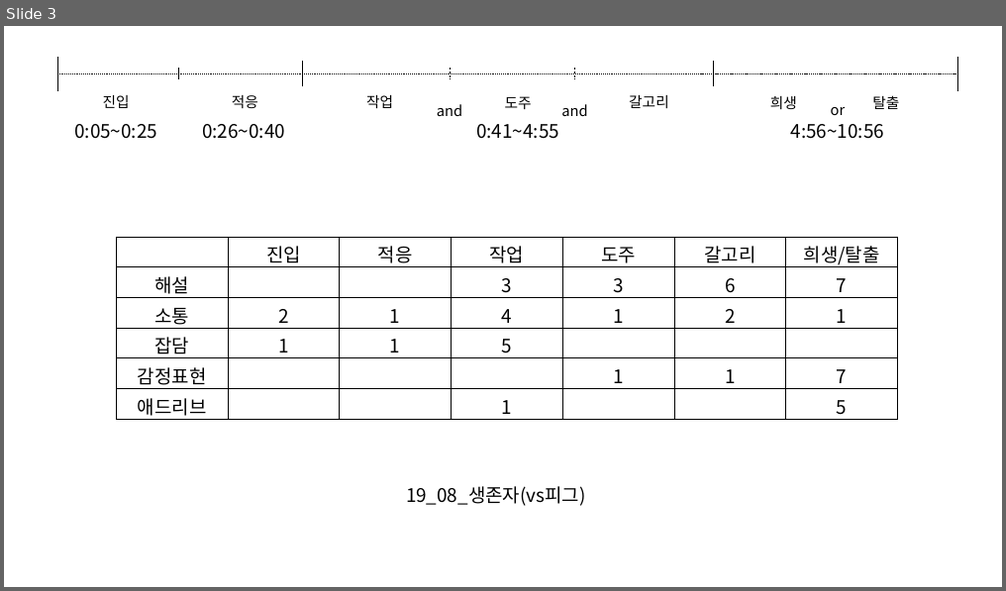
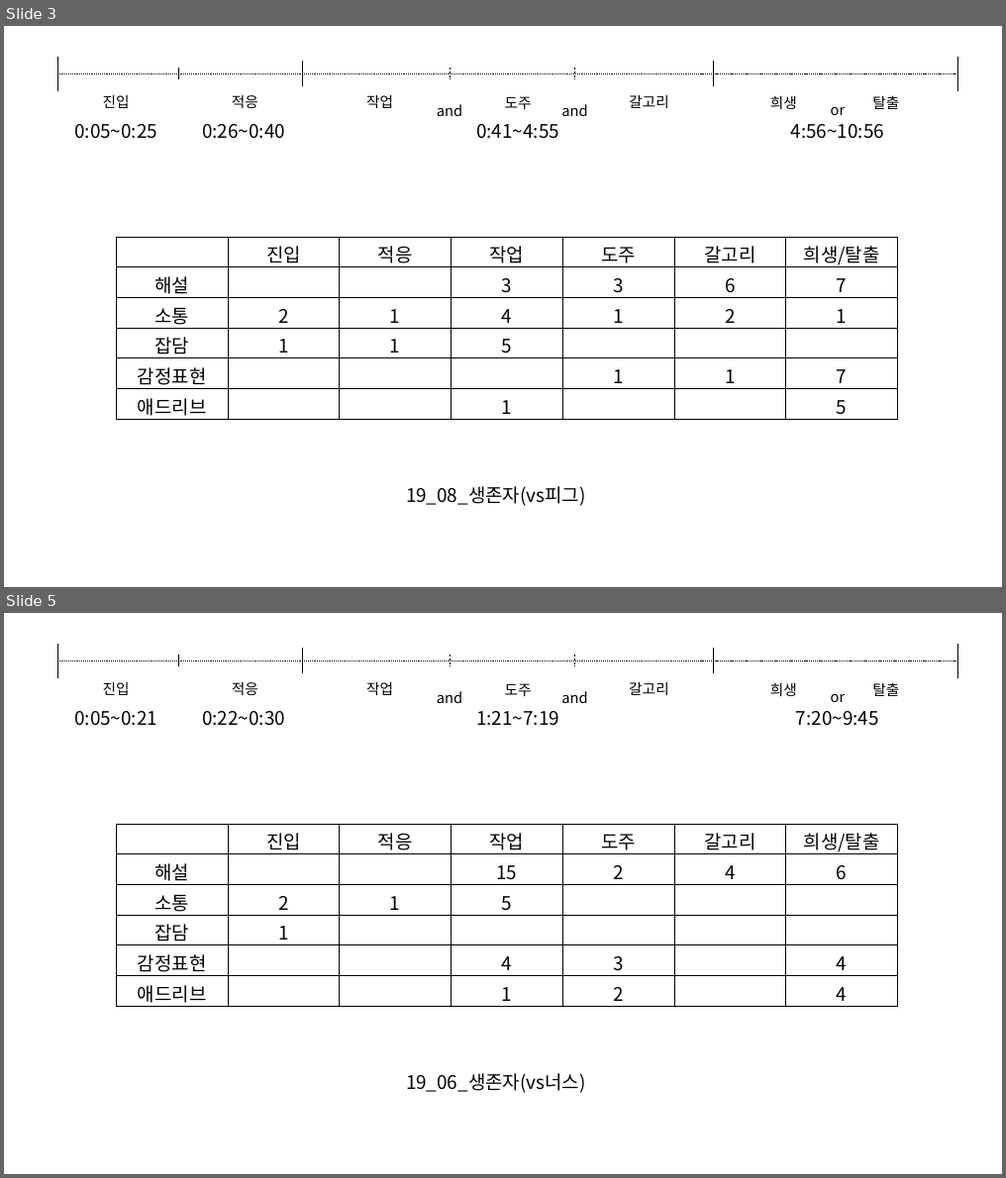
Before and after one commit to Bumizi/Thesis, a slide deck: DBD 분석/맵 분석/3. 콜드윈드 농장(★)/3. 썩은 들판(★)/종합(시간,멘트).pptx. Shown one above the other, each under a label of ours: slide 3 before the commit, slides 3 and 5 after it; the slides between them are not shown. The pictures are 1006x591 and 1006x1178 pixels, drawn with LibreOffice and Linux fonts; fonts in the diff are those of the drawing. Boxes give left, top, right and bottom in pixels: in the first picture for what was removed or moved away, otherwise in the second. Text is boxed around its words. In the diff, an @@ line names an element or a change of style, - is before the commit and + after.

```diff
--- a/DBD 분석/맵 분석/3. 콜드윈드 농장(★)/3. 썩은 들판(★)/종합(시간,멘트).pptx
+++ b/DBD 분석/맵 분석/3. 콜드윈드 농장(★)/3. 썩은 들판(★)/종합(시간,멘트).pptx
@@ slide 5 added at bbox=[4, 613, 1002, 1174], background #FFFFFF @@
@@ line added from (57, 644) to (57, 678), #000000 0.5 pt @@
@@ line added from (57, 661) to (958, 661), #000000 0.25 pt dashed @@
@@ line added from (178, 655) to (178, 666), #000000 0.5 pt @@
@@ line added from (303, 649) to (303, 673), #000000 0.5 pt @@
@@ line added from (450, 655) to (450, 666), #000000 0.5 pt dashed @@
@@ line added from (575, 655) to (575, 666), #000000 0.5 pt dashed @@
@@ line added from (713, 649) to (713, 673), #000000 0.5 pt @@
@@ line added from (958, 644) to (958, 678), #000000 0.5 pt @@
@@ text added at bbox=[103, 682, 130, 695], 14 pt, text #000000 @@
+진입
@@ text added at bbox=[232, 682, 258, 695], 14 pt, text #000000 @@
+적응
@@ text added at bbox=[366, 682, 393, 695], 14 pt, text #000000 @@
+작업
@@ text added at bbox=[437, 691, 462, 703], 14 pt, text #000000 @@
+and
@@ text added at bbox=[505, 683, 532, 696], 14 pt, text #000000 @@
+도주
@@ text added at bbox=[561, 691, 587, 703], 14 pt, text #000000 @@
+and
@@ text added at bbox=[629, 682, 669, 695], 14 pt, text #000000 @@
+갈고리
@@ text added at bbox=[770, 683, 797, 696], 14 pt, text #000000 @@
+희생
@@ text added at bbox=[831, 694, 846, 702], 14 pt, text #000000 @@
+or
@@ text added at bbox=[872, 682, 899, 696], 14 pt, text #000000 @@
+탈출
@@ text added at bbox=[74, 711, 157, 726], 18 pt, text #000000 @@
+0:05~0:21
@@ text added at bbox=[202, 711, 285, 726], 18 pt, text #000000 @@
+0:22~0:30
@@ text added at bbox=[476, 711, 559, 726], 18 pt, text #000000 @@
+1:21~7:19
@@ text added at bbox=[796, 711, 879, 726], 18 pt, text #000000 @@
+7:20~9:45
@@ table added at bbox=[116, 824, 897, 1007], 6 rows, 7 columns @@
+ | 진입 | 적응 | 작업 | 도주 | 갈고리 | 희생/탈출
+해설 |  |  | 15 | 2 | 4 | 6
+소통 | 2 | 1 | 5 |  |  | 
+잡담 | 1 |  |  |  |  | 
+감정표현 |  |  | 4 | 3 |  | 4
+애드리브 |  |  | 1 | 2 |  | 4
@@ text added at bbox=[406, 1073, 586, 1093], 18 pt, text #000000 @@
+19_06_생존자(vs너스)
```
Also in this commit, not shown: 1 other slide added.
